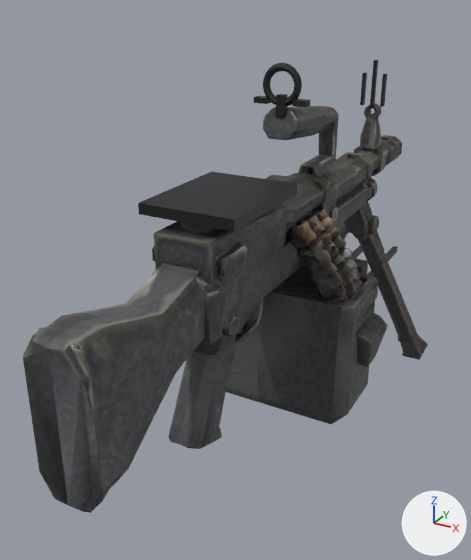
Two versions of the glTF model addons/fc_weapons/assets/models/lmg.glb, one commit apart.
Before and after are seen from a 50 mm camera at (0.396, -0.633, 0.5) aimed at (-0.068, 0.21, 0.079). Every picture has the same lights, and +X, +Y and +Z are marked at lower right. The older version comes first. Where no turn or scale is listed for an object, it has been applied to the vertices. Vertices at exactly the same position are counted once.

In view in the first picture: 'bipod_leg-1', 'bipod_leg1', 'bipod_mount', 'feed_cover', 'front_ear-1', 'front_ear1', 'front_post', 'geometry_0', 'rear_ring', 'rear_stem', 'rear_wing-1', 'rear_wing1'.
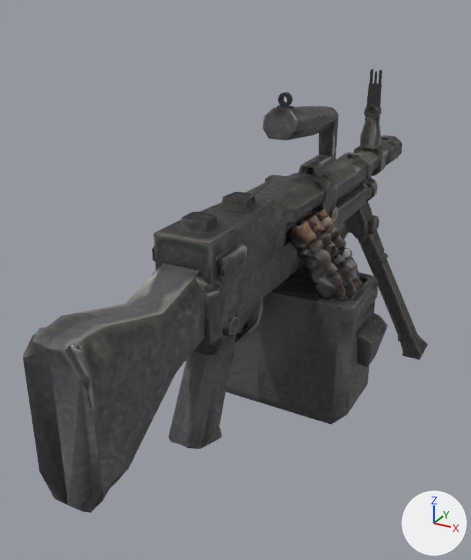
The change, as a list of edits to the scene's bpy script:
```text
Change me_torus:
    used by ob_rear_ring; location = (0.0, 0.22, 0.384); rotation_euler = (1.571, 0.0, 0.0), in degrees (90, 0, 0)
    remove me_torus.from_pydata(...)  # 256 vertices, 512 faces; spans x -0.0295..0.0295, y -0.0295..0.0295, z -0.0055..0.0055
    add me_torus.from_pydata(...)  # 112 vertices, 224 faces; spans x -0.0095..0.0095, y 0.228..0.236, z 0.3535..0.3725
    me_torus part 1: 256 vertices removed from x -0.0295..0.0295, y -0.0295..0.0295, z -0.0055..0.0055
    me_torus part 2: 112 vertices added at x -0.0095..0.0095, y 0.228..0.236, z 0.3535..0.3725
Change me_cube_003:
    used by ob_front_post; location = (0.0, 0.64, 0.342); scale = (0.003, 0.005, 0.042)
    remove me_cube_003.from_pydata(...)  # 8 vertices, 12 faces; spans x -1.0..1.0, y -1.0..1.0, z -1.0..1.0
    add me_cube_003.from_pydata(...)  # 8 vertices, 12 faces; spans x 0.0, y 0.64..0.65, z 0.34..0.36
    me_cube_003 part 3: the whole mesh is rebuilt
Change me_cube_004:
    used by ob_front_ear_1; location = (-0.02, 0.64, 0.33); scale = (0.0025, 0.006, 0.03)
    remove me_cube_004.from_pydata(...)  # 8 vertices, 12 faces; spans x -1.0..1.0, y -1.0..1.0, z -1.0..1.0
    add me_cube_004.from_pydata(...)  # 8 vertices, 12 faces; spans x -0.01, y 0.64..0.65, z 0.34..0.37
    me_cube_004 part 4: the whole mesh is rebuilt
Change me_cube_005:
    used by ob_front_ear1; location = (0.02, 0.64, 0.33); scale = (0.0025, 0.006, 0.03)
    remove me_cube_005.from_pydata(...)  # 8 vertices, 12 faces; spans x -1.0..1.0, y -1.0..1.0, z -1.0..1.0
    add me_cube_005.from_pydata(...)  # 8 vertices, 12 faces; spans x 0.01, y 0.64..0.65, z 0.34..0.37
    me_cube_005 part 5: the whole mesh is rebuilt
Add me_front_tower:
    me_front_tower.from_pydata([(-0.012, 0.659, 0.24), (0.012, 0.659, 0.24), (0.012, 0.637, 0.24), (-0.012, 0.637, 0.24), (-0.011, 0.642, 0.34), (0.011, 0.642, 0.34), (0.011, 0.654, 0.34), (-0.011, 0.654, 0.34)], [], [(0, 1, 2), (0, 2, 3), (4, 5, 6), (4, 6, 7), (7, 6, 1), (7, 1, 0), (6, 5, 2), (6, 2, 1), (5, 4, 3), (5, 3, 2), (4, 7, 0), (4, 0, 3)])
    me_front_tower.materials.append(mat_sight_metal)  # dark grey #353538
Change ob_rear_ring:
    ob_rear_ring.rotation_euler: (1.571, 0.0, 0.0) -> (0.0, 0.0, 0.0)  # degrees (90, 0, 0) -> degrees (0, 0, 0)
    ob_rear_ring.location: (0.0, 0.22, 0.384) -> (0.0, 0.0, 0.0)
Remove ob_rear_stem:
    ob_rear_stem = bpy.data.objects.new('rear_stem', me_cube)
Remove ob_rear_wing_1:
    ob_rear_wing_1 = bpy.data.objects.new('rear_wing-1', me_cube_001)
Remove ob_rear_wing1:
    ob_rear_wing1 = bpy.data.objects.new('rear_wing1', me_cube_002)
Change ob_front_post:
    ob_front_post.scale: (0.003, 0.005, 0.042) -> (1.0, 1.0, 1.0)
    ob_front_post.location: (0.0, 0.64, 0.342) -> (0.0, 0.0, 0.0)
Change ob_front_ear_1:
    ob_front_ear_1.scale: (0.0025, 0.006, 0.03) -> (1.0, 1.0, 1.0)
    ob_front_ear_1.location: (-0.02, 0.64, 0.33) -> (0.0, 0.0, 0.0)
Change ob_front_ear1:
    ob_front_ear1.scale: (0.0025, 0.006, 0.03) -> (1.0, 1.0, 1.0)
    ob_front_ear1.location: (0.02, 0.64, 0.33) -> (0.0, 0.0, 0.0)
Remove ob_bipod_mount:
    ob_bipod_mount = bpy.data.objects.new('bipod_mount', me_cube_006)
Remove ob_bipod_leg_1:
    ob_bipod_leg_1 = bpy.data.objects.new('bipod_leg-1', me_cube_007)
Remove ob_bipod_leg1:
    ob_bipod_leg1 = bpy.data.objects.new('bipod_leg1', me_cube_008)
Remove ob_feed_cover:
    ob_feed_cover = bpy.data.objects.new('feed_cover', me_cube_009)
Add ob_front_tower:
    ob_front_tower = bpy.data.objects.new('front_tower', me_front_tower)
    ob_front_tower.location = (0.0, 0.0, 0.0)
```

Location of each change, [x1, y1, x2, y2] in pixels of the pictures (471 x 560 px):
'feed_cover', deleted
    before: [138, 172, 297, 232]
'rear_ring', reshaped, moved, turned
    before: [263, 63, 302, 107]
    after: [278, 92, 293, 107]
'front_tower', added
    after: [365, 83, 382, 126]
'front_post', reshaped, moved, rescaled
    before: [370, 60, 378, 106]
    after: [374, 71, 377, 84]
'rear_stem', deleted
    before: [276, 94, 288, 118]
'front_ear-1', reshaped, moved, rescaled
    before: [360, 72, 367, 105]
    after: [369, 69, 374, 84]
'front_ear1', reshaped, moved, rescaled (38% narrower, 56% shorter)
    before: [380, 74, 387, 107]
    after: [378, 70, 382, 84]
'bipod_mount', deleted (mostly hidden)
    before: [353, 258, 368, 274]
'rear_wing1', deleted
    before: [292, 99, 310, 107]
'rear_wing-1', deleted
    before: [254, 96, 271, 104]
'bipod_leg1', deleted
    before: [368, 246, 398, 277]
'bipod_leg-1', deleted (mostly hidden)
    before: [352, 246, 363, 258]
part 1 of me_torus, deleted
    before: [263, 63, 302, 107]
part 2 of me_torus, added
    after: [278, 92, 293, 107]
